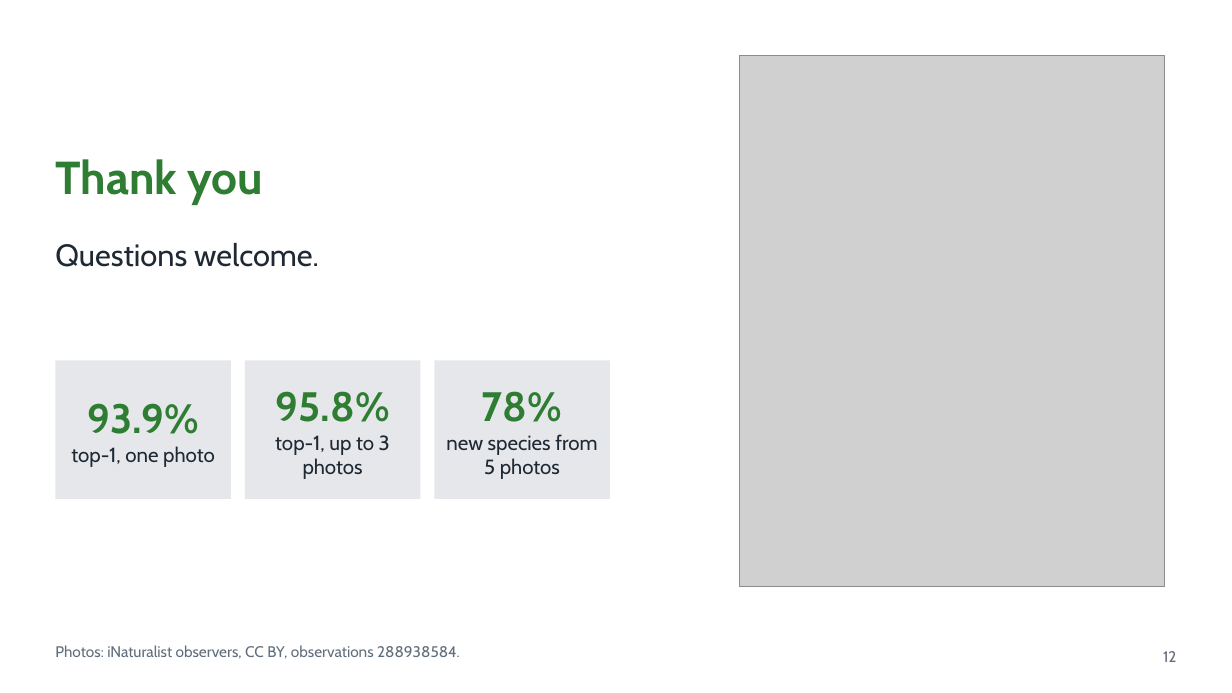
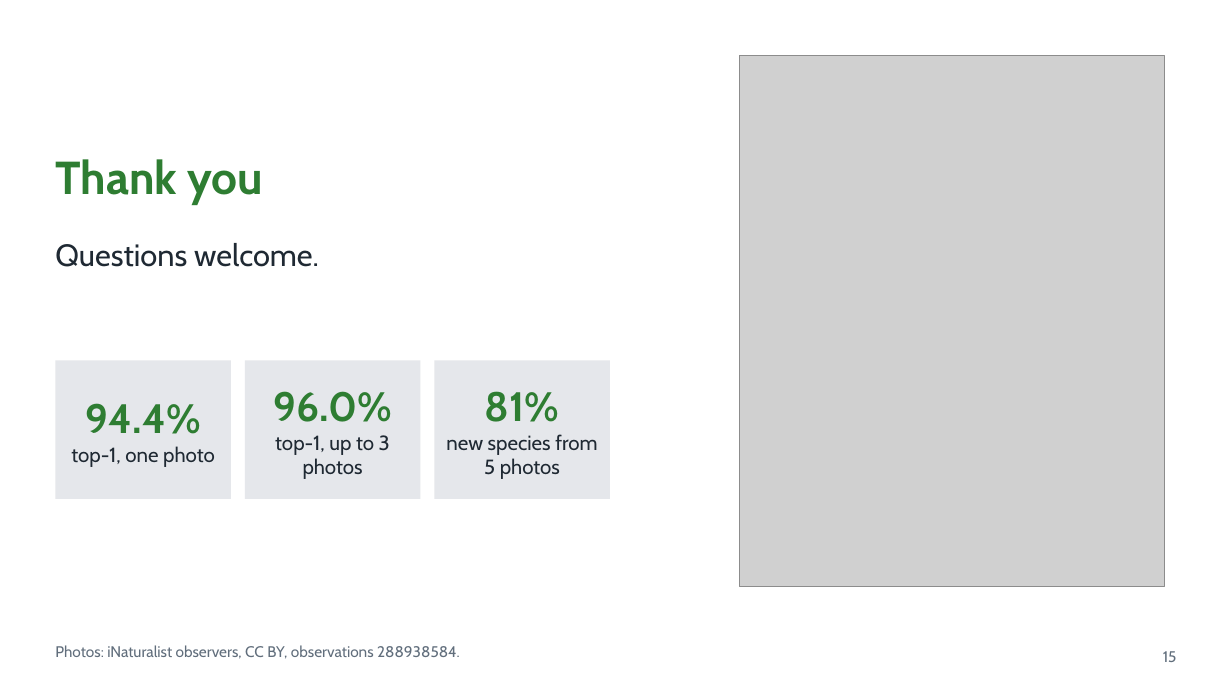
Before and after one commit to shadowBit01/Plant-Classifier-model, a slide deck: slide 15 of pitch/VanaLens.pptx (slide 12 before the commit). Drawn at 1232x693 pixels with LibreOffice and Linux fonts; fonts in the diff are those of the drawing; grey boxes stand for pictures. Boxes give left, top, right and bottom in pixels: in the first picture for what was removed or moved away, otherwise in the second. Text is boxed around its words. In the diff, an @@ line names an element or a change of style, - is before the commit and + after.

```diff
--- a/pitch/VanaLens.pptx
+++ b/pitch/VanaLens.pptx
@@ text in rectangle at [86,403,201,434]: text changed @@
-93.9%
+94.4%
@@ text in rectangle at [273,391,392,422]: text changed @@
-95.8%
+96.0%
@@ text in rectangle at [485,391,559,422]: text changed @@
-78%
+81%
@@ text at [1163,651,1177,662]: text changed @@
-12
+15
```
Also in this commit, not shown: 9 other slides changed, 3 slides added, 31 other files.
